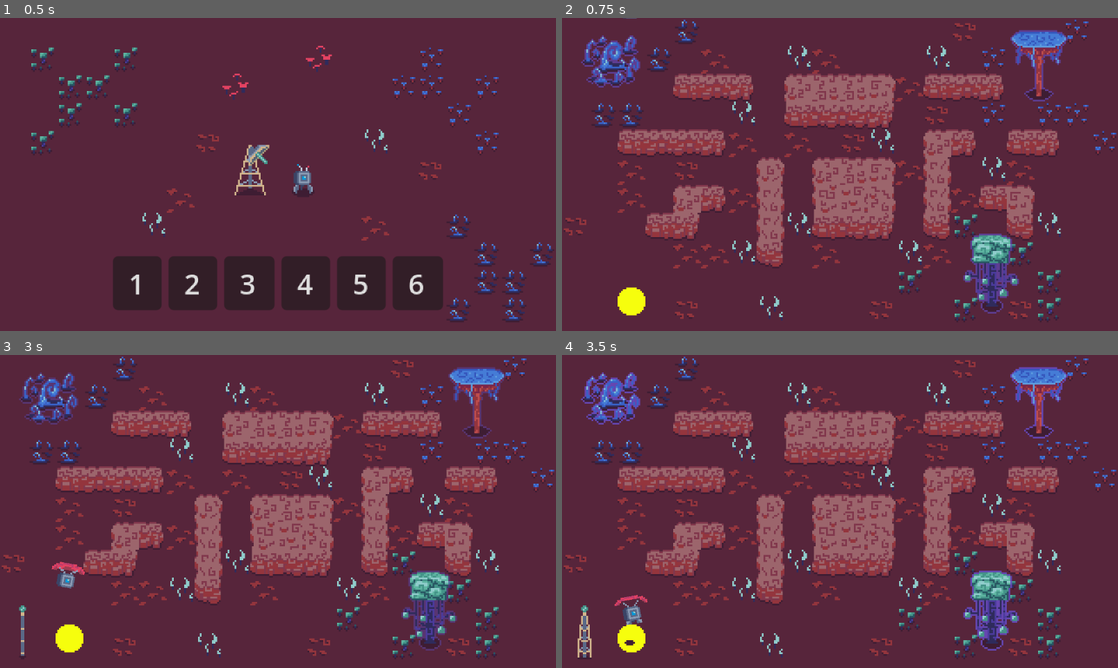
Above: before the commit, frames 1-4 (two rows, left to right).
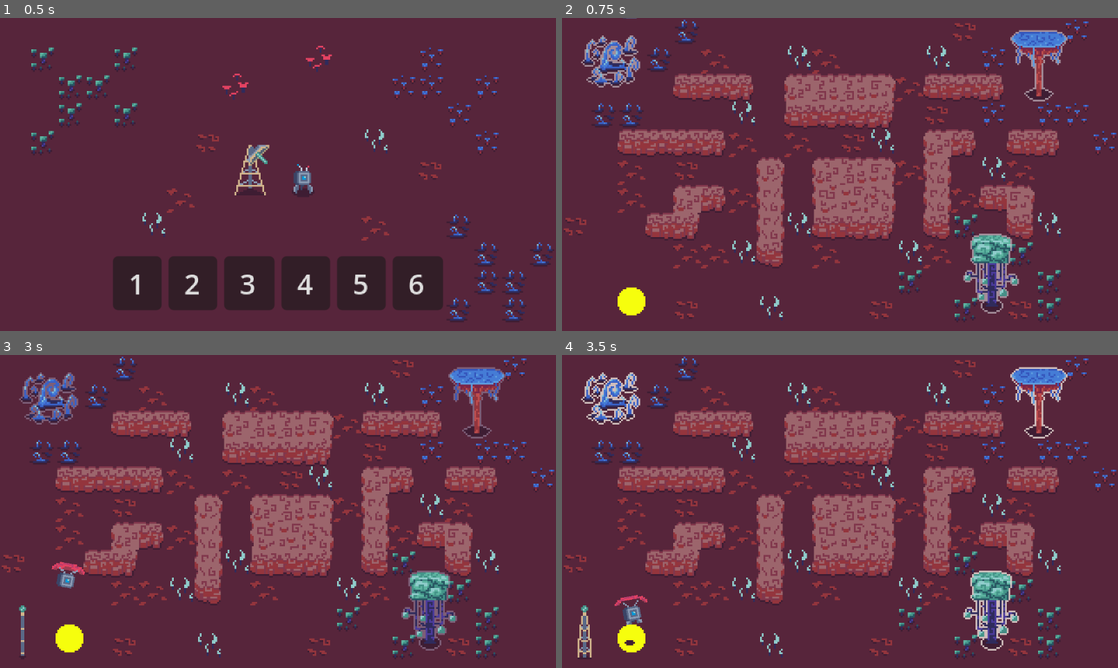
Above: after the commit, the same moments.

Repository: YannVeld/LD59
Game: Godot game, scene res://game_menu.tscn
Two runs of this game, one before a commit and one after it. Both use one fixed random seed, a clock stepped at 60 frames per second and the inputs below.
Inputs (mouse positions are in pixels of both pictures, inside the frame that each line leads up to):
- Up to frame 1 (0.5 s): no input
- Up to frame 2 (0.75 s): click "1" at 0.5 s
- Up to frame 3 (3 s): tap Enter at 1.25 s; move the mouse to (400, 495) at 1.27 s; hold D (move_right) 1.28-2.03 s; move the mouse to (166, 527) at 2.02 s; hold Down (move_down) 2.03-2.78 s; move the mouse to (333, 442) at 2.77 s; hold D (move_right) from 2.78 s (still down)
- Up to frame 4 (3.5 s): keep holding D (move_right)

Frame 1 is identical in both runs. In frame 2, 1.6% of the frame differs, in the area x 3-91%, y 3-95%; in frame 3, 1.0%; in frame 4, 1.6%.

Commit message:
Make shader highlights bright

Diff:
--- a/Scenes/big_mushroom.tscn
+++ b/Scenes/big_mushroom.tscn
@@ -7,7 +7,7 @@
 [sub_resource type="ShaderMaterial" id="ShaderMaterial_pb2op"]
 shader = ExtResource("1_406iy")
 shader_parameter/outline_color_min = Color(0.28, 0.23, 0.52, 0)
-shader_parameter/outline_color_max = Color(0.4249801, 0.3078, 0.81, 1)
+shader_parameter/outline_color_max = Color(1, 0.95686275, 0.8784314, 1)
 shader_parameter/fade_time = 4.0
 shader_parameter/do_blinking = true
 
--- a/Scenes/fruit_tree.tscn
+++ b/Scenes/fruit_tree.tscn
@@ -7,7 +7,7 @@
 [sub_resource type="ShaderMaterial" id="ShaderMaterial_pb2op"]
 shader = ExtResource("1_7cbgm")
 shader_parameter/outline_color_min = Color(0.28, 0.23, 0.52, 0)
-shader_parameter/outline_color_max = Color(0.4249801, 0.3078, 0.81, 1)
+shader_parameter/outline_color_max = Color(1, 0.95686275, 0.8784314, 1)
 shader_parameter/fade_time = 4.0
 shader_parameter/do_blinking = true
 
--- a/Scenes/twisty_vines.tscn
+++ b/Scenes/twisty_vines.tscn
@@ -7,7 +7,7 @@
 [sub_resource type="ShaderMaterial" id="ShaderMaterial_r2efc"]
 shader = ExtResource("1_pqci5")
 shader_parameter/outline_color_min = Color(0.28, 0.23, 0.52, 0)
-shader_parameter/outline_color_max = Color(0.4249801, 0.3078, 0.81, 1)
+shader_parameter/outline_color_max = Color(1, 0.95686275, 0.8784314, 1)
 shader_parameter/fade_time = 4.0
 shader_parameter/do_blinking = true
 
